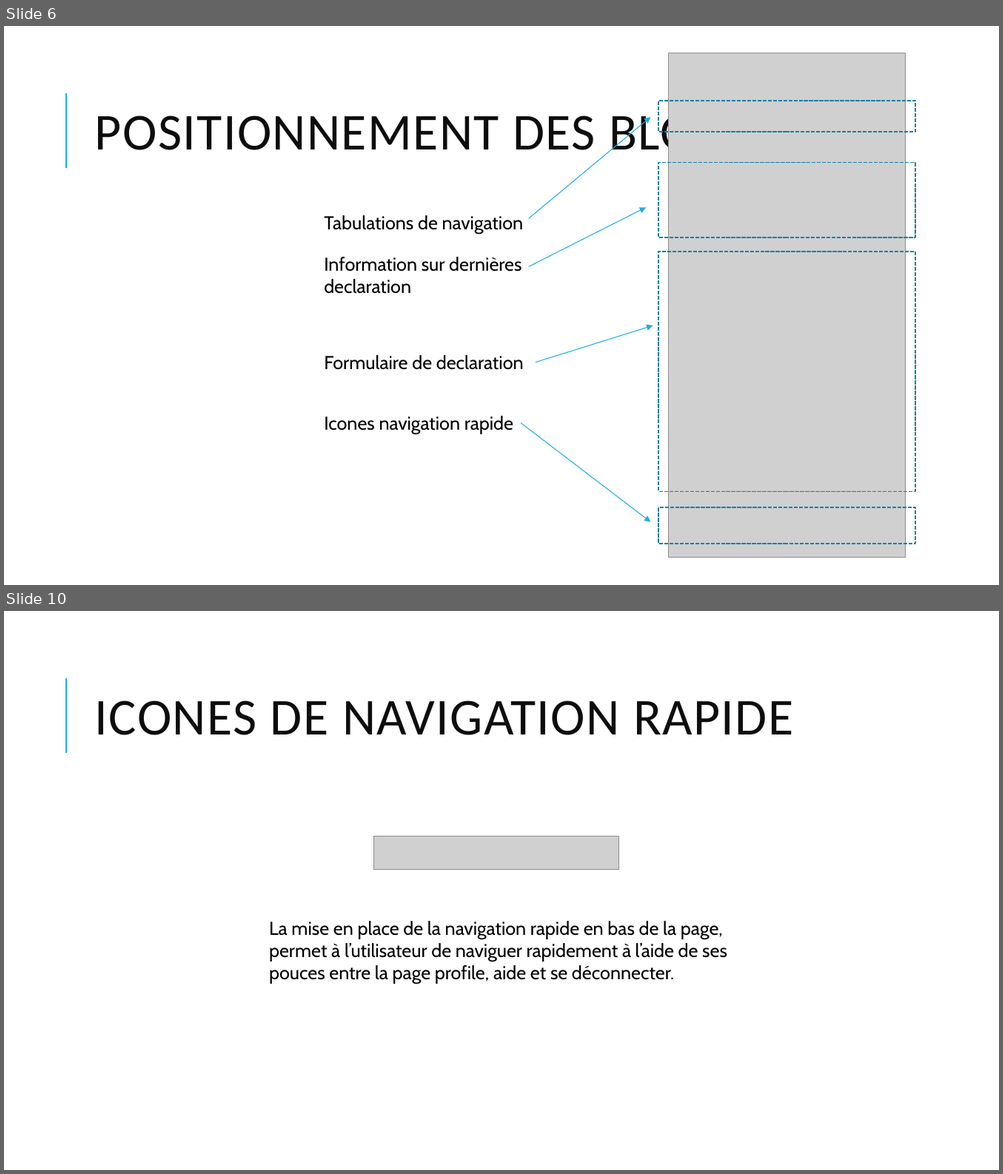
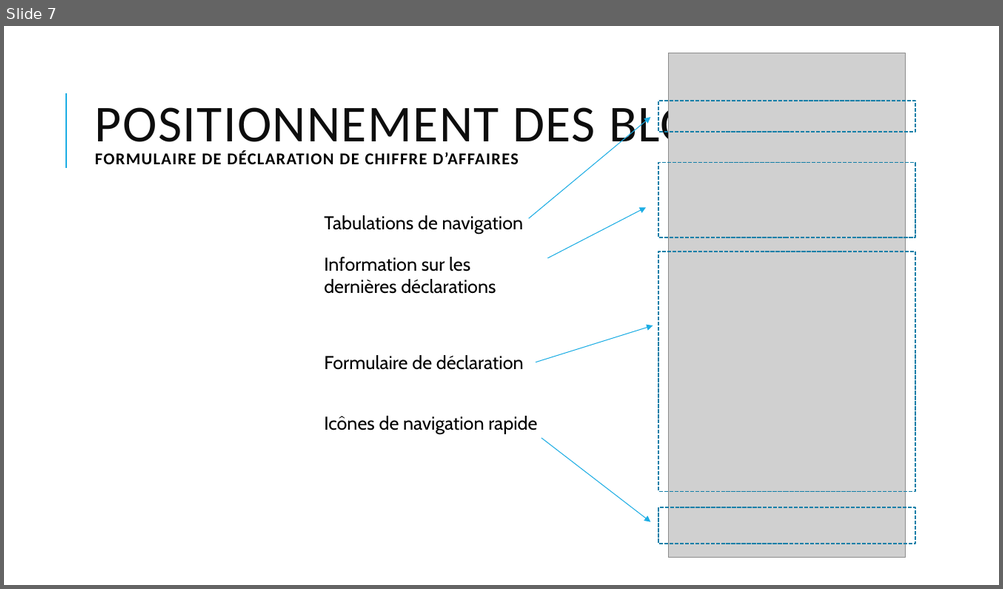
Before and after one commit to AmauryDoux/UrssaffMobile, a slide deck: AmauryDoux-UrssafMobile presentation.pptx. Shown one above the other, each under a label of ours: slides 6 and 10 before the commit, slide 7 after it; the slides between them are not shown. The pictures are 1003x1174 and 1003x589 pixels, drawn with LibreOffice and Linux fonts; fonts in the diff are those of the drawing; grey boxes stand for pictures. Boxes give left, top, right and bottom in pixels: in the first picture for what was removed or moved away, otherwise in the second. Text is boxed around its words. In the diff, an @@ line names an element or a change of style, - is before the commit and + after.

```diff
--- a/AmauryDoux-UrssafMobile presentation.pptx
+++ b/AmauryDoux-UrssafMobile presentation.pptx
@@ slide 10 removed at (x1=4, y1=611, x2=999, y2=1170), background #FFFFFF; not listed: 1 template element that a slide beside it also shows @@
@@ title removed at (x1=95, y1=701, x2=793, y2=735) @@
-ICONES DE NAVIGATION RAPIDE
@@ picture removed at (x1=374, y1=836, x2=619, y2=870) @@
@@ text removed at (x1=269, y1=921, x2=727, y2=984) @@
-La mise en place de la navigation rapide en bas de la page, permet à l’utilisateur de naviguer rapidement à l’aide de ses pouces entre la page profile, aide et se déconnecter.
@@ what was slide 6 is now slide 7 @@
@@ slide 7 changed as well @@
@@ title at (x1=95, y1=99, x2=747, y2=164): text changed; size 50 to 16 pt; text colour #0D0D0D to #000000; bold on @@
-POSITIONNEMENT DES BLOCS
+POSITIONNEMENT DES BLOCS
+FORMULAIRE DE DÉCLARATION DE CHIFFRE D’AFFAIRES
@@ arrow moved from (529, 267) - (646, 207) to (548, 258) - (646, 207) @@
@@ text at (x1=324, y1=257, x2=495, y2=294): text changed @@
-Information sur dernières declaration
+Information sur les dernières déclarations
@@ text at (x1=324, y1=355, x2=523, y2=370): text changed @@
-Formulaire de declaration
+Formulaire de déclaration
@@ text at (x1=324, y1=416, x2=537, y2=434): text changed @@
-Icones navigation rapide
+Icônes de navigation rapide
@@ arrow moved from (521, 423) - (650, 522) to (541, 439) - (650, 522) @@
```
Also in this commit, not shown: 6 other slides changed, 4 slides added, 4 other slides removed.
